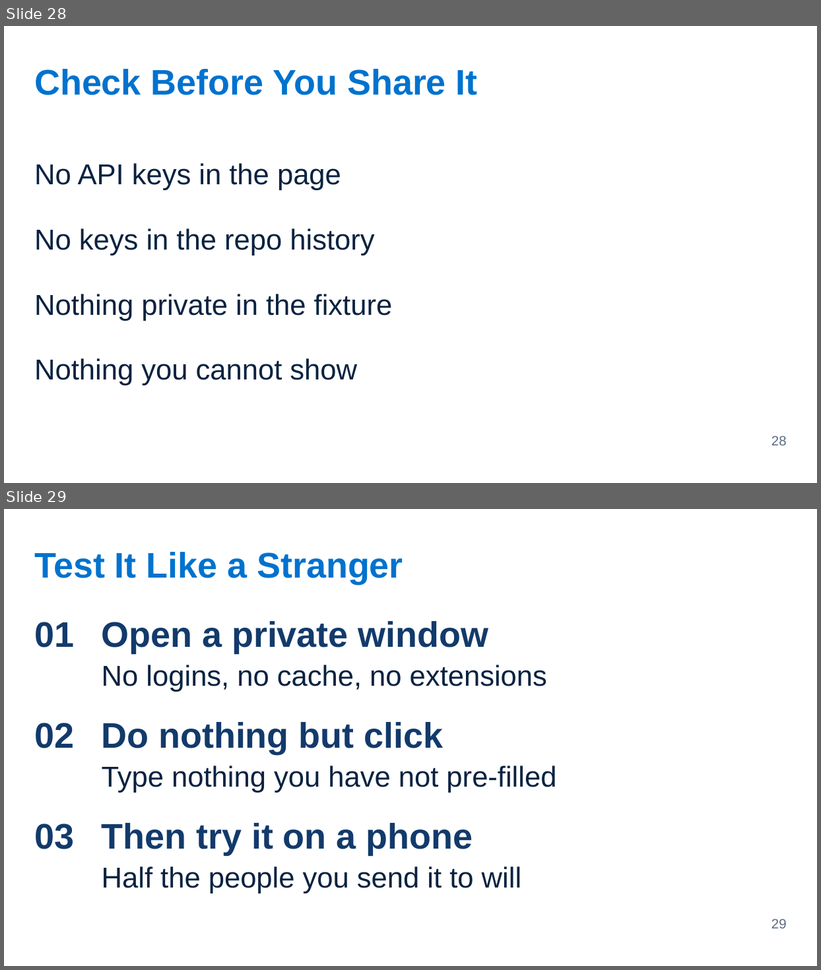
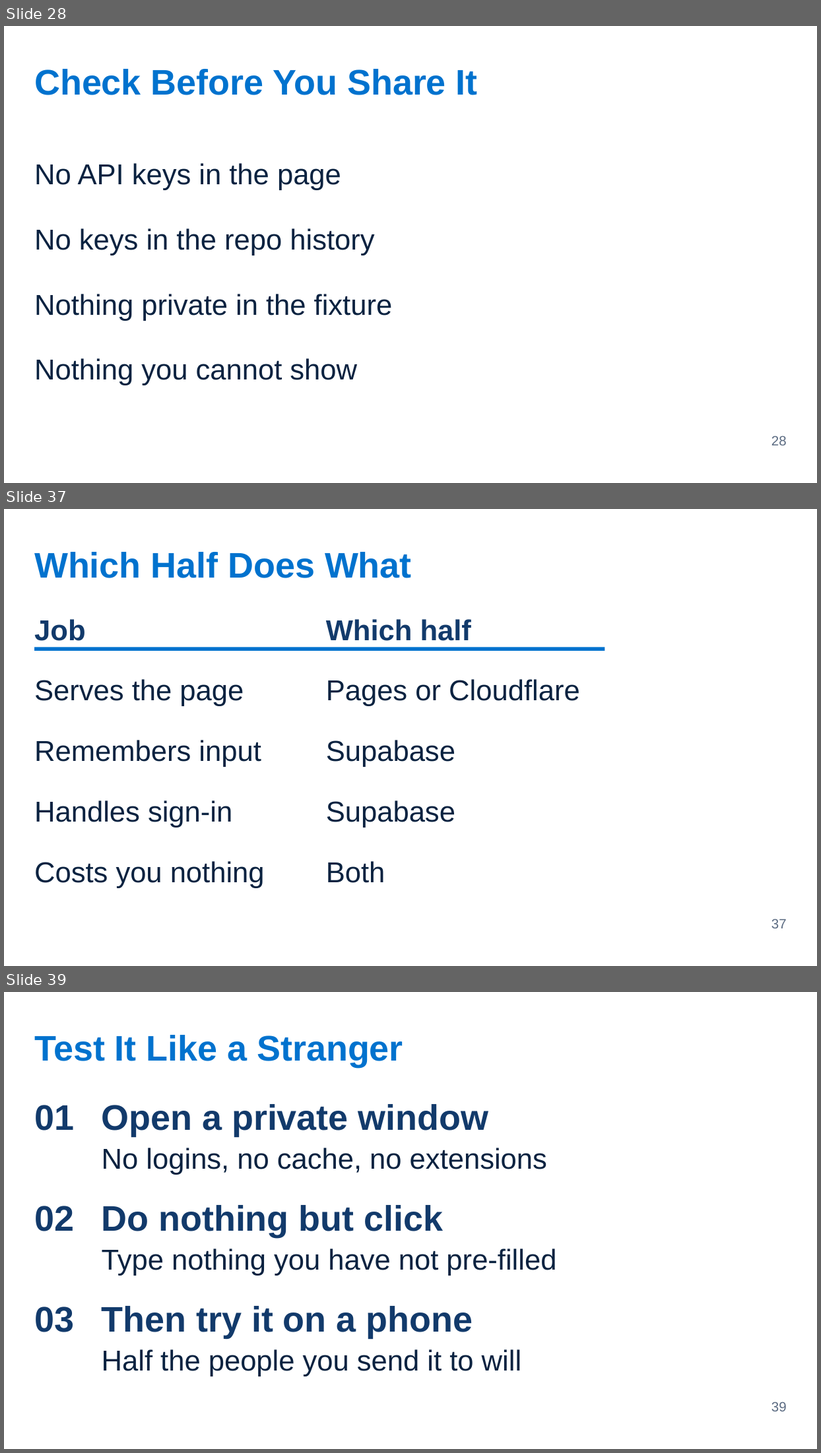
Before and after one commit to Victor-Palacios/SLaiDES, a slide deck: examples/pptx/immersion-2-3-making-it-demoable.pptx. Shown one above the other, each under a label of ours: slides 28 and 29 before the commit, slides 28, 37 and 39 after it; the slides between them are not shown. The pictures are 821x970 and 821x1453 pixels, drawn with LibreOffice and Linux fonts; fonts in the diff are those of the drawing. Boxes give left, top, right and bottom in pixels: in the first picture for what was removed or moved away, otherwise in the second. Text is boxed around its words. In the diff, an @@ line names an element or a change of style, - is before the commit and + after.

```diff
--- a/examples/pptx/immersion-2-3-making-it-demoable.pptx
+++ b/examples/pptx/immersion-2-3-making-it-demoable.pptx
@@ slide 37 added at (x1=4, y1=509, x2=817, y2=966), background #FFFFFF @@
@@ text added at (x1=34, y1=552, x2=412, y2=578), 42 pt, text #0072CE, bold @@
+Which Half Does What
@@ text added at (x1=34, y1=619, x2=85, y2=641), 34 pt, text #123A6B, bold @@
+Job
@@ text added at (x1=326, y1=619, x2=471, y2=641), 34 pt, text #123A6B, bold @@
+Which half
@@ rectangle added at (x1=34, y1=648, x2=605, y2=651), fill #0072CE @@
@@ text added at (x1=34, y1=679, x2=244, y2=706), 34 pt, text #0A2240 @@
+Serves the page
@@ text added at (x1=326, y1=679, x2=580, y2=706), 34 pt, text #0A2240 @@
+Pages or Cloudflare
@@ text added at (x1=34, y1=740, x2=261, y2=767), 34 pt, text #0A2240 @@
+Remembers input
@@ text added at (x1=326, y1=740, x2=455, y2=767), 34 pt, text #0A2240 @@
+Supabase
@@ text added at (x1=34, y1=801, x2=232, y2=828), 34 pt, text #0A2240 @@
+Handles sign-in
@@ text added at (x1=326, y1=801, x2=455, y2=828), 34 pt, text #0A2240 @@
+Supabase
@@ text added at (x1=34, y1=861, x2=265, y2=889), 34 pt, text #0A2240 @@
+Costs you nothing
@@ text added at (x1=326, y1=861, x2=385, y2=883), 34 pt, text #0A2240 @@
+Both
@@ page number added at (x1=772, y1=919, x2=787, y2=929), 16 pt, text #5B6B82 @@
+37
@@ what was slide 29 is now slide 39 @@
@@ page number at (x1=772, y1=1402, x2=787, y2=1412): text changed @@
-29
+39
```
Also in this commit, not shown: 9 other slides added, 8 other files.
